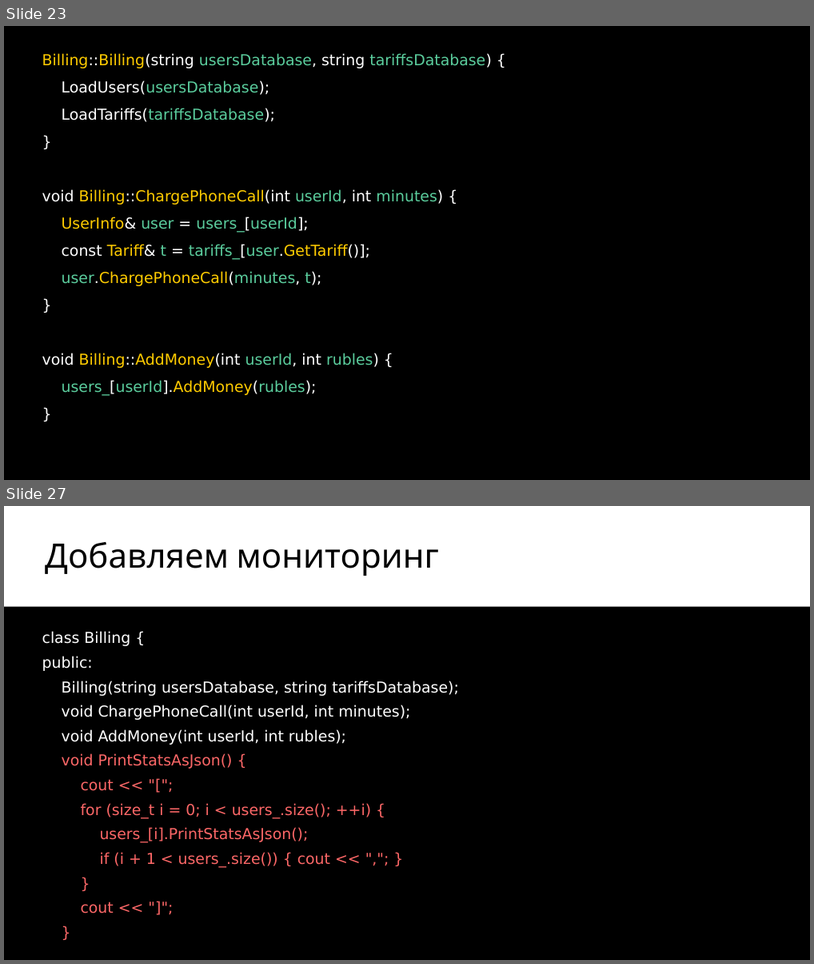
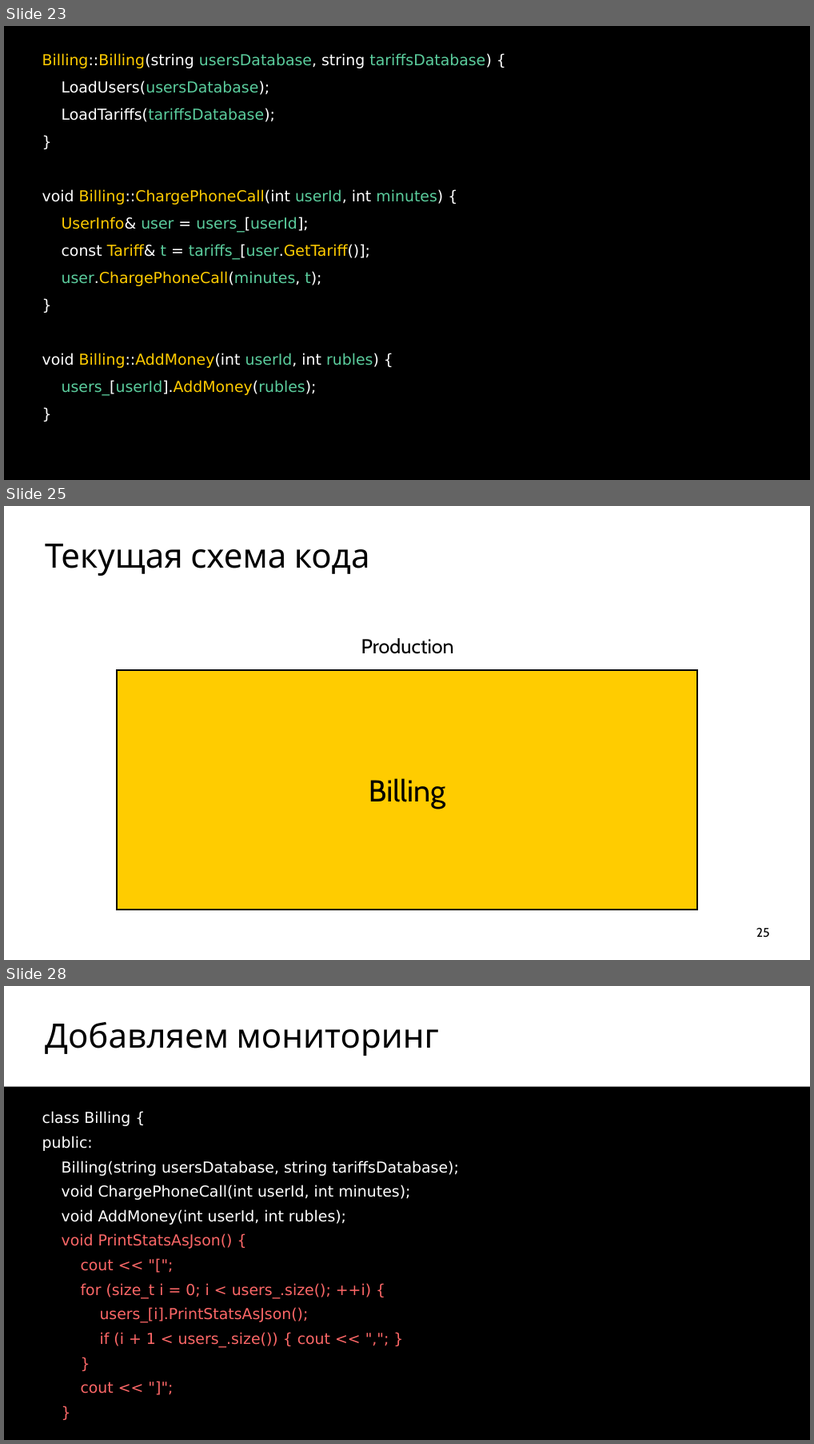
Before and after one commit to ishfb/cpprus17, a slide deck: slides.pptx. Shown one above the other, each under a label of ours: slides 23 and 27 before the commit, slides 23, 25 and 28 after it; the slides between them are not shown. The pictures are 814x964 and 814x1444 pixels, drawn with LibreOffice and Linux fonts; fonts in the diff are those of the drawing. Boxes give left, top, right and bottom in pixels: in the first picture for what was removed or moved away, otherwise in the second. Text is boxed around its words. In the diff, an @@ line names an element or a change of style, - is before the commit and + after.

```diff
--- a/slides.pptx
+++ b/slides.pptx
@@ slide 25 added at <box>4,506,810,960</box>, background #FFFFFF @@
@@ title added at <box>45,544,370,576</box>, 80 pt, text #000000 @@
+Текущая схема кода
@@ text added at <box>362,638,454,654</box>, 48 pt, text #000000 @@
+Production
@@ rectangle added at <box>117,670,698,909</box>, fill #FFCC00, outline #000000 4 pt, 72 pt, text #000000 @@
+Billing
@@ page number added at <box>757,927,770,937</box>, 30 pt, text #000000 @@
+25
@@ what was slide 27 is now slide 28 @@
```
Also in this commit, not shown: 3 slides changed, 1 other slide added, 1 slide removed, 1 other file.
